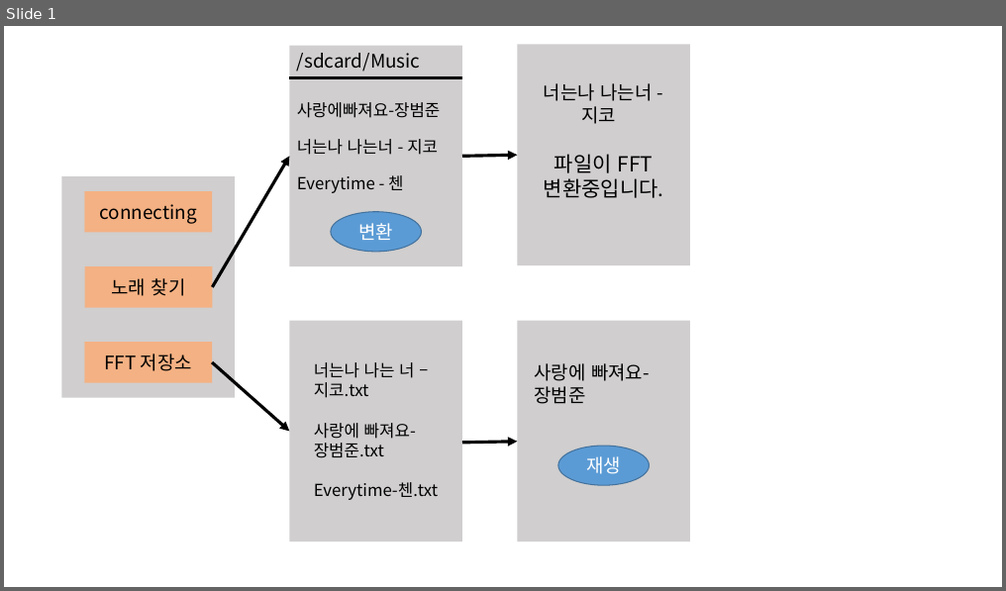
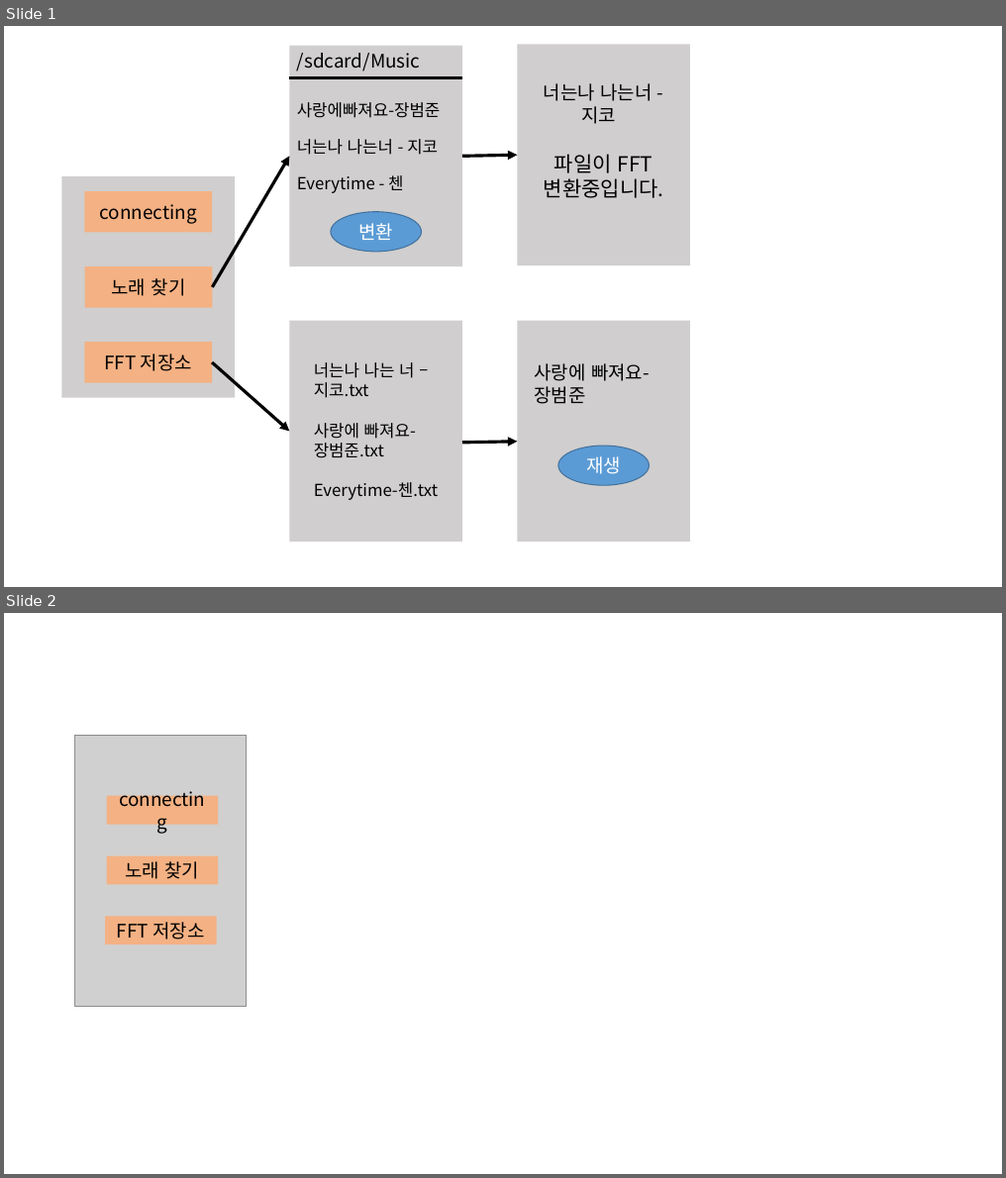
Before and after one commit to MusicLight/music_light, a slide deck: 자료/수정용/흐름도수정용.ppt.pptx. Shown one above the other, each under a label of ours: slide 1 before the commit, slides 1 and 2 after it. The pictures are 1006x591 and 1006x1178 pixels, drawn with LibreOffice and Linux fonts; fonts in the diff are those of the drawing; grey boxes stand for pictures. Boxes give left, top, right and bottom in pixels: in the first picture for what was removed or moved away, otherwise in the second. Text is boxed around its words. In the diff, an @@ line names an element or a change of style, - is before the commit and + after.

```diff
--- a/자료/수정용/흐름도수정용.ppt.pptx
+++ b/자료/수정용/흐름도수정용.ppt.pptx
@@ slide 2 added at box(4, 613, 1002, 1174), background #FFFFFF @@
@@ picture added at box(75, 735, 247, 1007) @@
@@ rectangle added at box(107, 796, 218, 824), fill #F4B183, 18 pt, text #000000 @@
+connecting
@@ rectangle added at box(107, 857, 218, 884), fill #F4B183, 18 pt, text #000000 @@
+노래 찾기
@@ rectangle added at box(105, 916, 217, 945), fill #F4B183, 18 pt, text #000000 @@
+FFT 저장소
```
Also in this commit, not shown: 1 slide removed, 7 other files.
